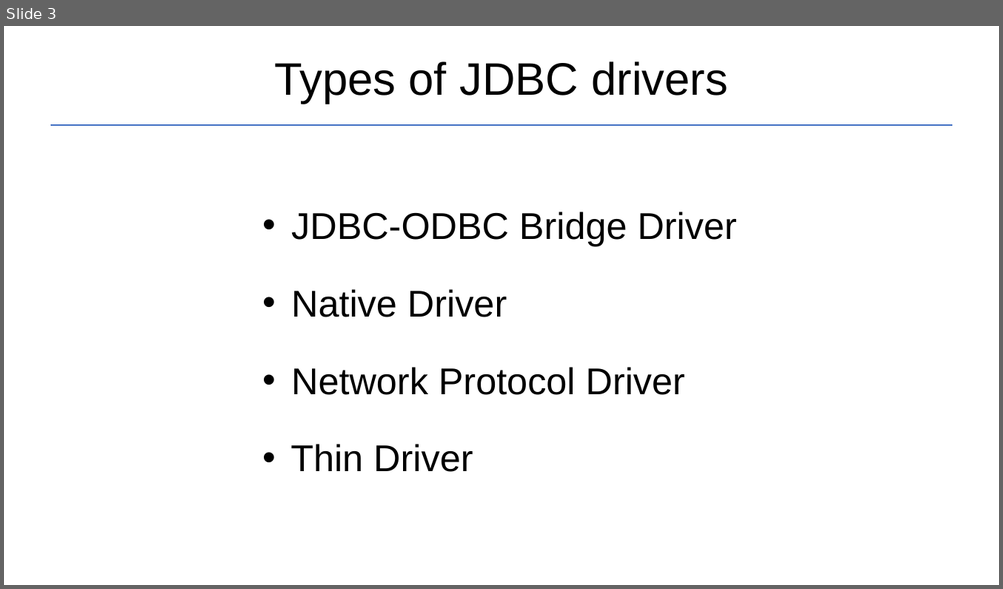
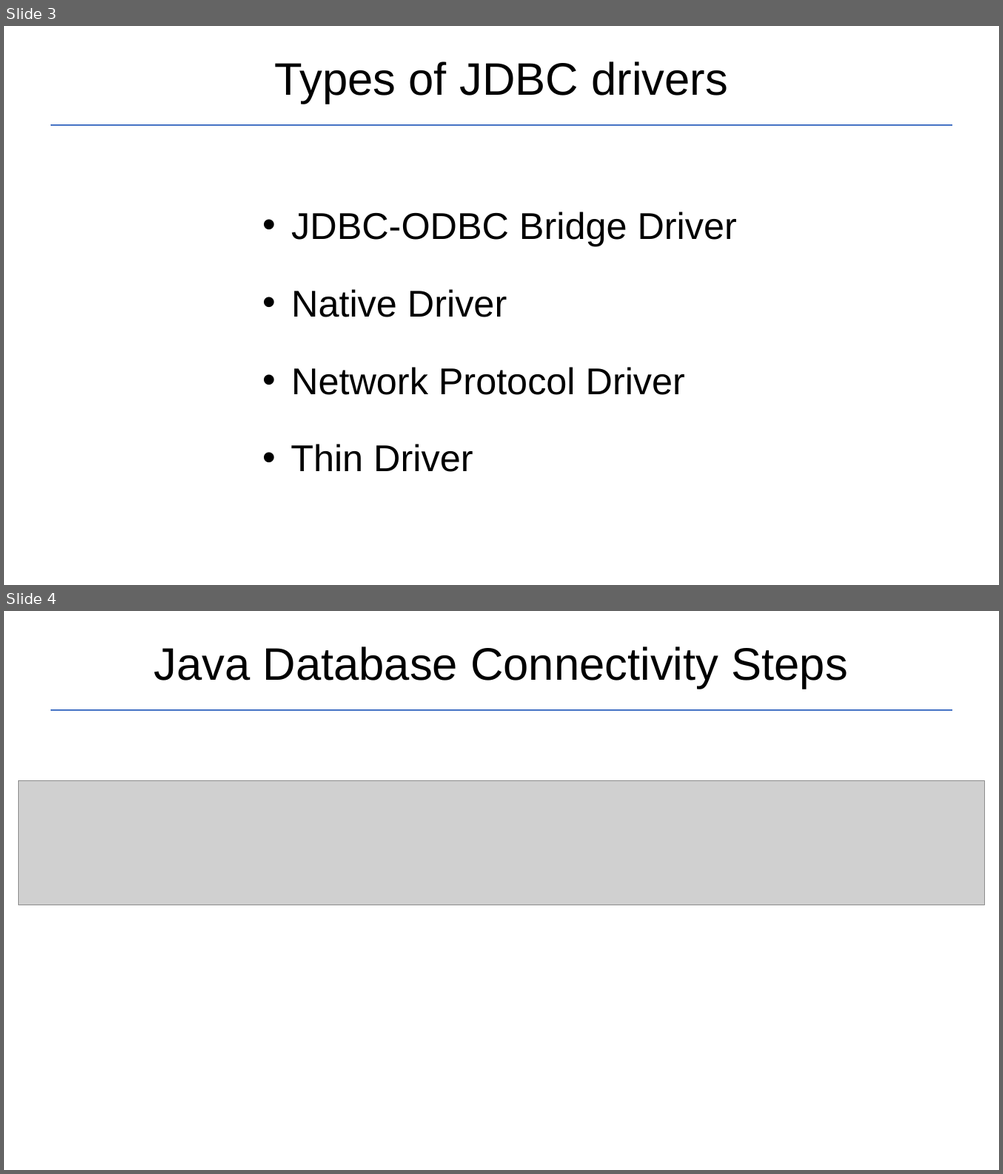
Before and after one commit to Garnik94/Levelup_presentations, a slide deck: JDBC/JDBC_Presentation.pptx. Shown one above the other, each under a label of ours: slide 3 before the commit, slides 3 and 4 after it. The pictures are 1003x589 and 1003x1174 pixels, drawn with LibreOffice and Linux fonts; fonts in the diff are those of the drawing; grey boxes stand for pictures. Boxes give left, top, right and bottom in pixels: in the first picture for what was removed or moved away, otherwise in the second. Text is boxed around its words. In the diff, an @@ line names an element or a change of style, - is before the commit and + after.

```diff
--- a/JDBC/JDBC_Presentation.pptx
+++ b/JDBC/JDBC_Presentation.pptx
@@ slide 4 added at [4,611,999,1170], background #FFFFFF @@
@@ title added at [153,647,848,688], 44 pt, text #000000 @@
+Java Database Connectivity Steps
@@ line added from (51, 710) to (952, 710), #4472C4 1.5 pt @@
@@ picture added at [18,781,984,905] @@
```
Also in this commit, not shown: 1 slide changed, 2 other slides added, 5 other files.
